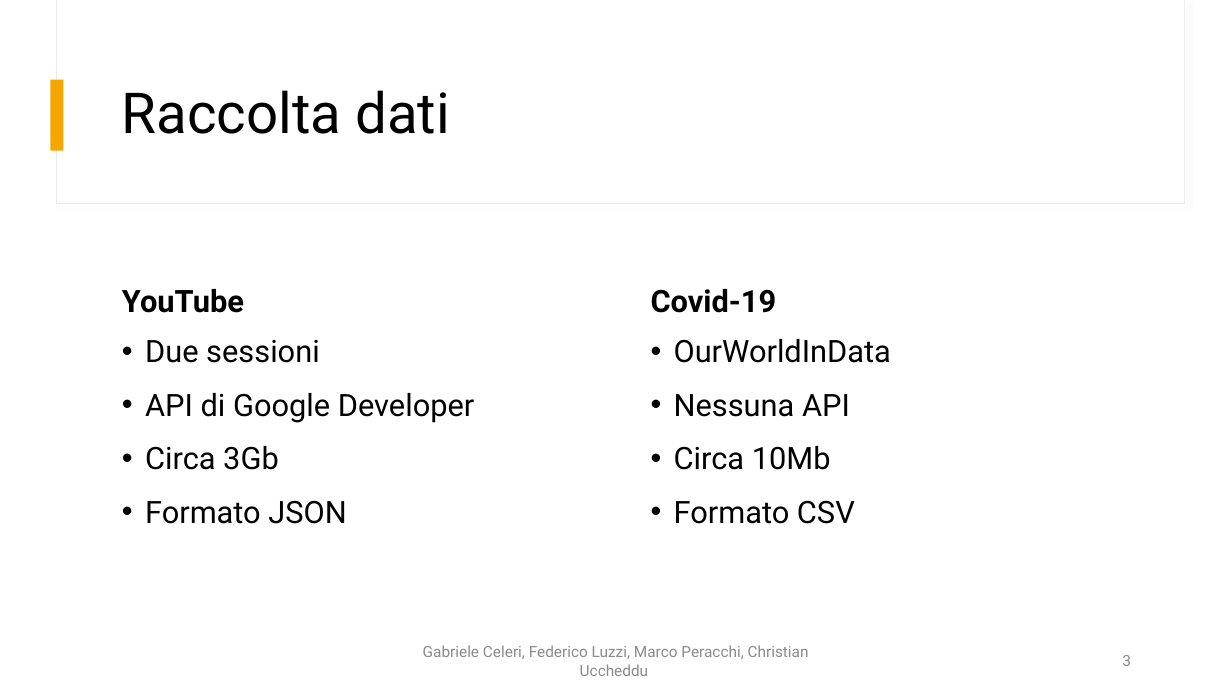
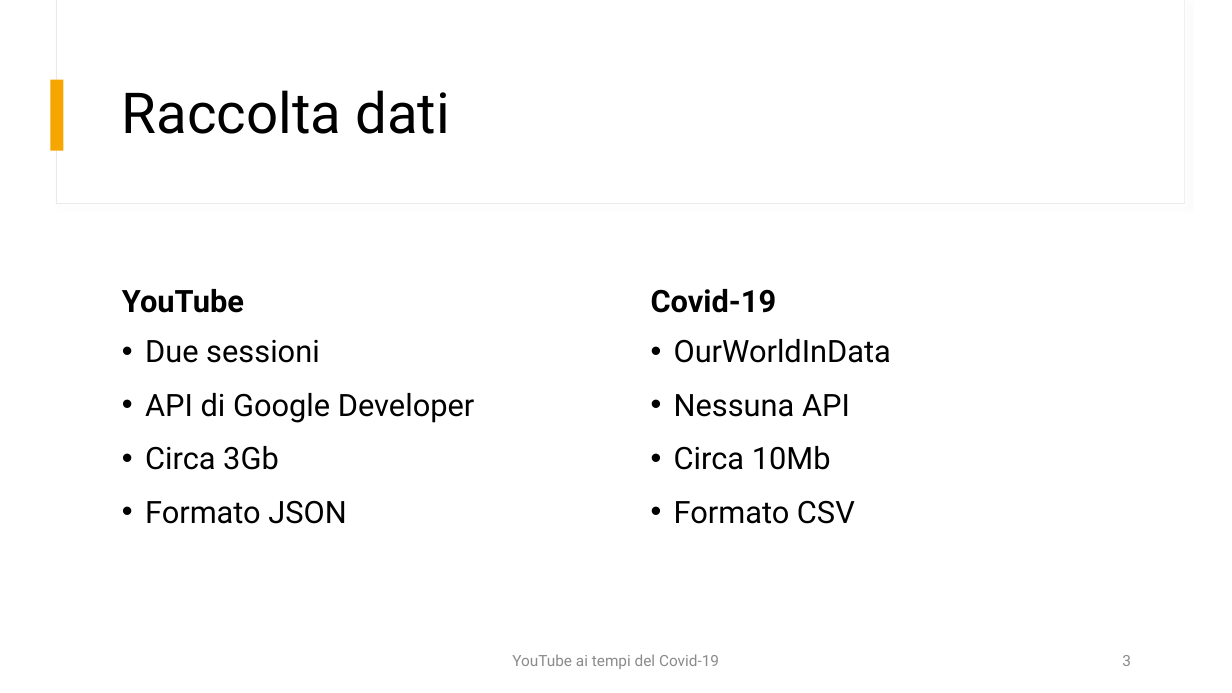
Before and after one commit to fedelux3/Youtube_trending_analysis, a slide deck: slide 3 of presentazione/presentazione.pptx. Drawn at 1232x693 pixels with LibreOffice and Linux fonts; fonts in the diff are those of the drawing. Boxes give left, top, right and bottom in pixels: in the first picture for what was removed or moved away, otherwise in the second. Text is boxed around its words. In the diff, an @@ line names an element or a change of style, - is before the commit and + after.

```diff
--- a/presentazione/presentazione.pptx
+++ b/presentazione/presentazione.pptx
@@ text at [512,654,719,669]: text changed @@
-Gabriele Celeri, Federico Luzzi, Marco Peracchi, Christian Uccheddu
+YouTube ai tempi del Covid-19
```
Also in this commit, not shown: 11 other slides changed, 1 slide added, 19 other files.
